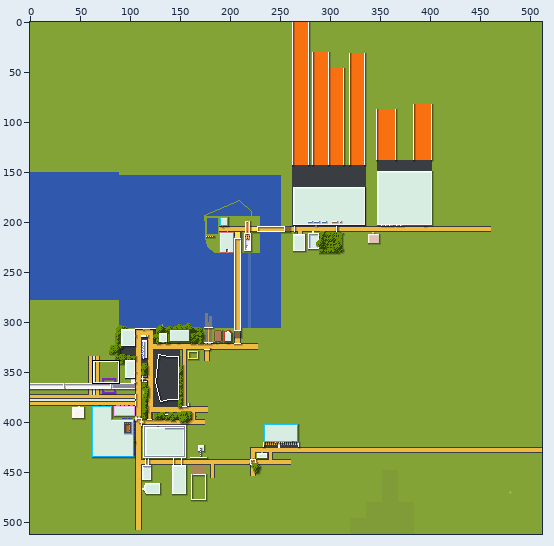
Two versions of one sprite sheet, tiles/-3,-2.png. Above: a wide view before the commit, with the close-up outlined.
Close-up. Before the commit:
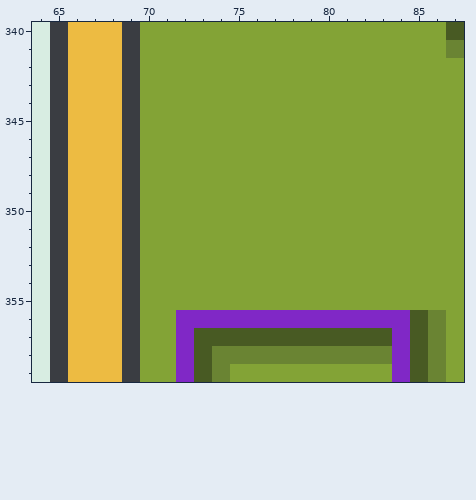
The file is 512x512 pixels. Colours within 5 levels of each other are drawn and written as one. Shown: x 64..87, y 340..359. The commit also changed other parts of the picture, which this record leaves out.
After the commit:
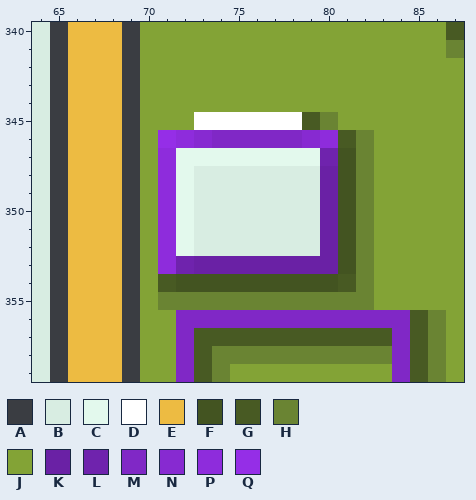
Palette (. is transparent): A #3a3d42  B #d8ede2  C #e3f9ed  D #ffffff  E #edbb42  F #435421  G #485a23  H #6a8433  J #83a336  K #6a21a5  L #6f23ad  M #8028c6  N #872ad1  P #8e2cdc  Q #952ee7
Difference:
y 345: x 73..80 JJJJJJJJ -> DDDDDDGH
y 346: x 71..82 JJJJJJJJJJJJ -> QPNMMMMMNPGH
y 347: x 71..82 JJJJJJJJJJJJ -> PCCCCCCCCLFH
y 348..352: x 71..82 JJJJJJJJJJJJ -> PCBBBBBBBKFH
y 353: x 71..82 JJJJJJJJJJJJ -> PLKKKKKKKKFH
y 354: x 71..82 JJJJJJJJJJJJ -> GFFFFFFFFFGH
y 355: x 71..82 JJJJJJJJJJJJ -> HHHHHHHHHHHH
Pixel boxes of the changes (left, top, right, bottom) in both close-ups:
changed: (158, 112, 374, 310)
